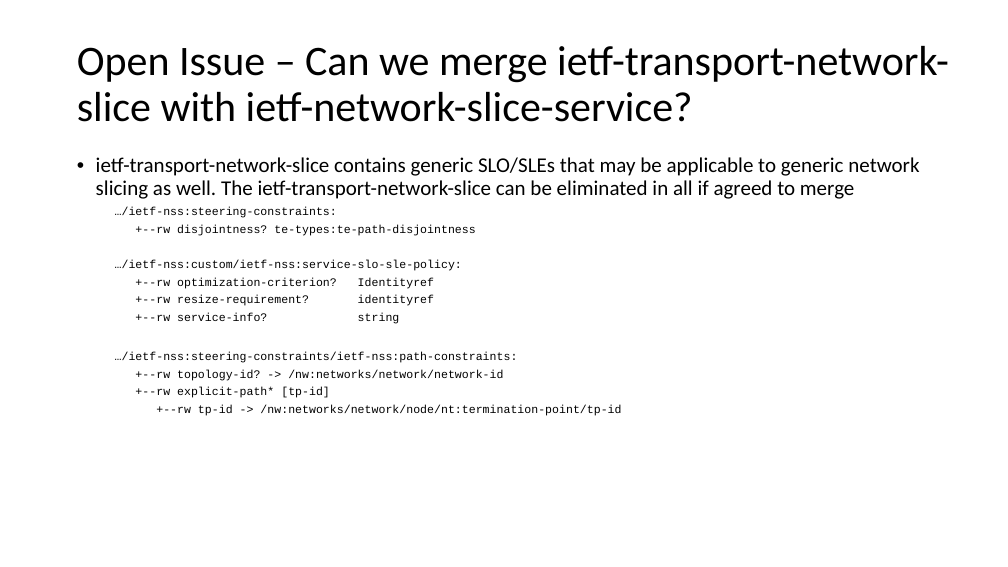
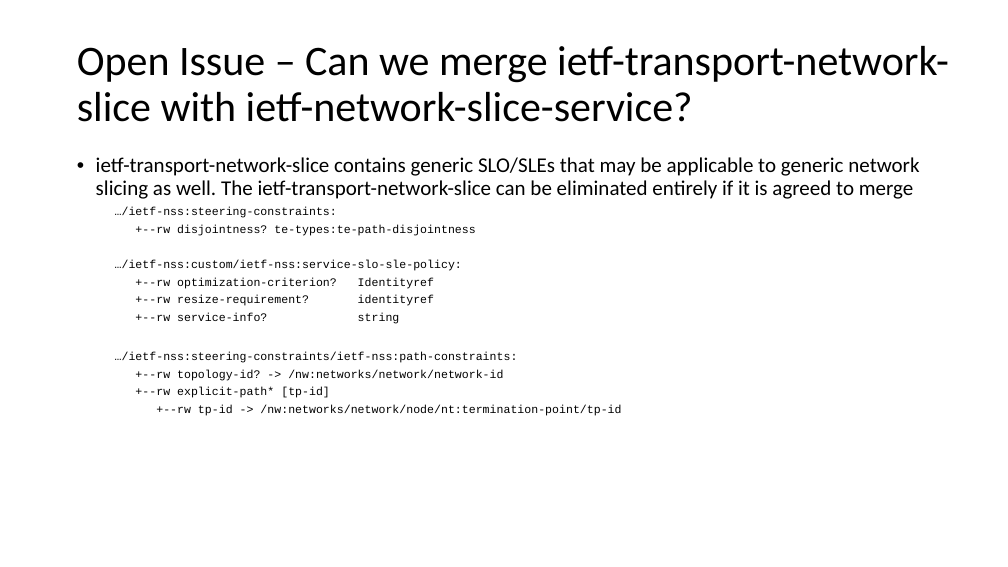
Before and after one commit to aguoietf/ietf-ccamp-yang-otn-slicing, a slide deck: slide 5 of Meeting Materials/draft-ietf-ccamp-yang-otn-slicing-04.pptx. Drawn at 1008x567 pixels with LibreOffice and Linux fonts; fonts in the diff are those of the drawing. Boxes give left, top, right and bottom in pixels: in the first picture for what was removed or moved away, otherwise in the second. Text is boxed around its words. In the diff, an @@ line names an element or a change of style, - is before the commit and + after.

```diff
--- a/Meeting Materials/draft-ietf-ccamp-yang-otn-slicing-04.pptx
+++ b/Meeting Materials/draft-ietf-ccamp-yang-otn-slicing-04.pptx
@@ text at (x1=96, y1=157, x2=919, y2=199): text changed @@
-• ietf-transport-network-slice contains generic SLO/SLEs that may be applicable to generic network slicing as well. The ietf-transport-network-slice can be eliminated in all if agreed to merge
+• ietf-transport-network-slice contains generic SLO/SLEs that may be applicable to generic network slicing as well. The ietf-transport-network-slice can be eliminated entirely if it is agreed to merge
```
